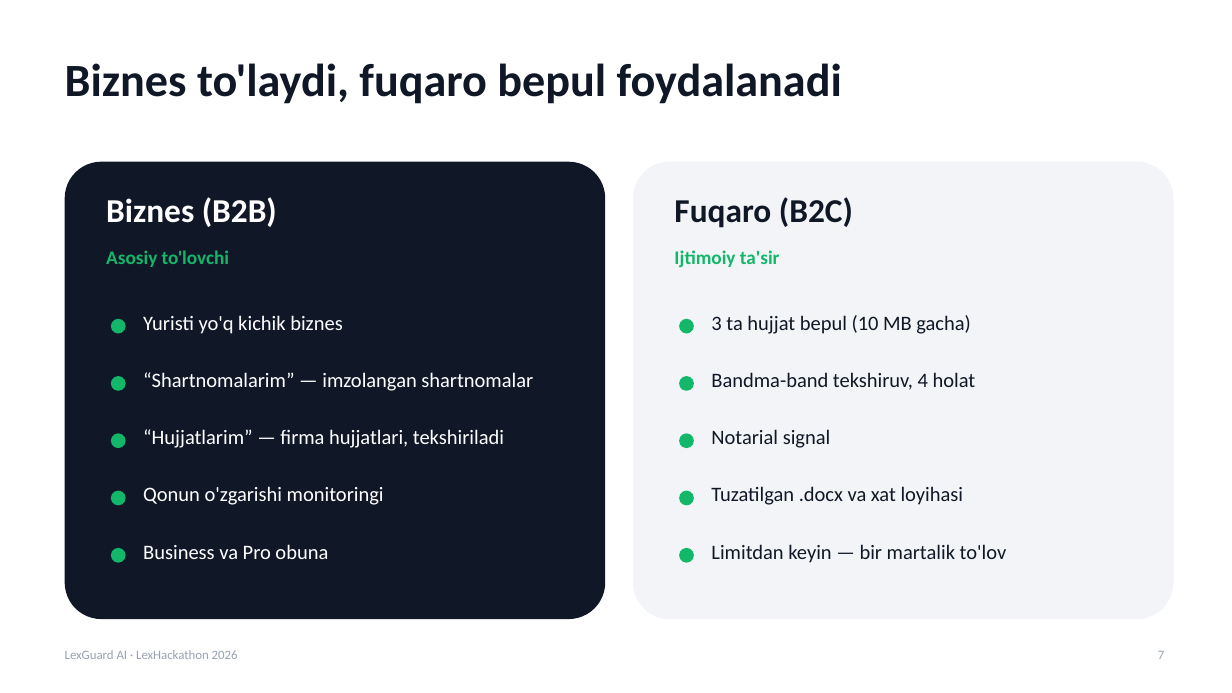
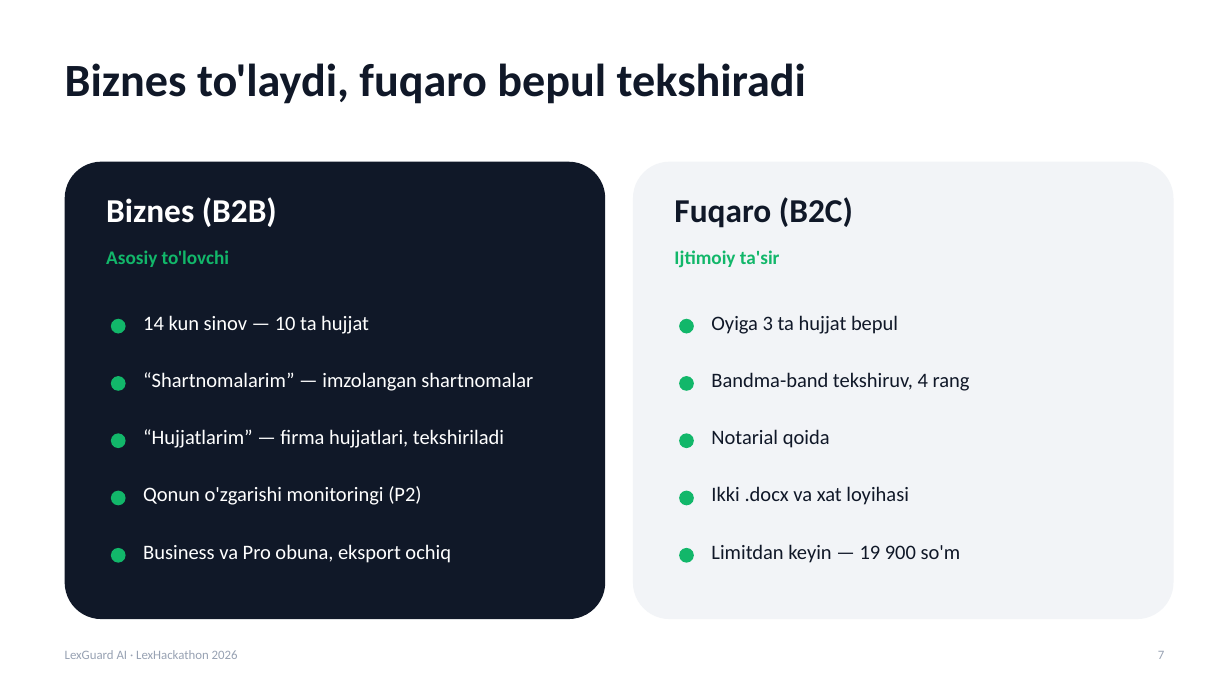
Before and after one commit to Vafoyev/LexHackaton_DNK_CODE, a slide deck: slide 7 of presentation/LexGuard-AI-Taqdimot.pptx. Drawn at 1232x693 pixels with LibreOffice and Linux fonts; fonts in the diff are those of the drawing. Boxes give left, top, right and bottom in pixels: in the first picture for what was removed or moved away, otherwise in the second. Text is boxed around its words. In the diff, an @@ line names an element or a change of style, - is before the commit and + after.

```diff
--- a/presentation/LexGuard-AI-Taqdimot.pptx
+++ b/presentation/LexGuard-AI-Taqdimot.pptx
@@ text at (65, 63, 806, 104): text changed @@
-Biznes to'laydi, fuqaro bepul foydalanadi
+Biznes to'laydi, fuqaro bepul tekshiradi
@@ text at (143, 315, 369, 334): text changed @@
-Yuristi yo'q kichik biznes
+14 kun sinov — 10 ta hujjat
@@ text at (711, 315, 898, 334): text changed @@
-3 ta hujjat bepul (10 MB gacha)
+Oyiga 3 ta hujjat bepul
@@ text at (711, 372, 970, 391): text changed @@
-Bandma-band tekshiruv, 4 holat
+Bandma-band tekshiruv, 4 rang
@@ text at (711, 429, 830, 448): text changed @@
-Notarial signal
+Notarial qoida
@@ text at (143, 486, 421, 505): text changed @@
-Qonun o'zgarishi monitoringi
+Qonun o'zgarishi monitoringi (P2)
@@ text at (711, 486, 909, 505): text changed @@
-Tuzatilgan .docx va xat loyihasi
+Ikki .docx va xat loyihasi
@@ text at (143, 544, 451, 563): text changed @@
-Business va Pro obuna
+Business va Pro obuna, eksport ochiq
@@ text at (711, 544, 961, 563): text changed @@
-Limitdan keyin — bir martalik to'lov
+Limitdan keyin — 19 900 so'm
```
Also in this commit, not shown: 11 other slides changed, 5 other files.
